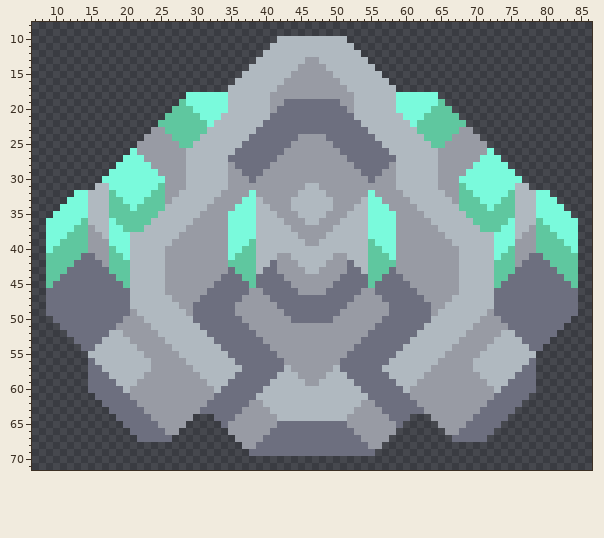
Sprite sheet: sprites/units/opilio.png. Above, as it was before the edit.
The file is 94x75 pixels. Colours within 5 levels of each other are drawn and written as one. Shown: x 7..86, y 8..71.
The result:
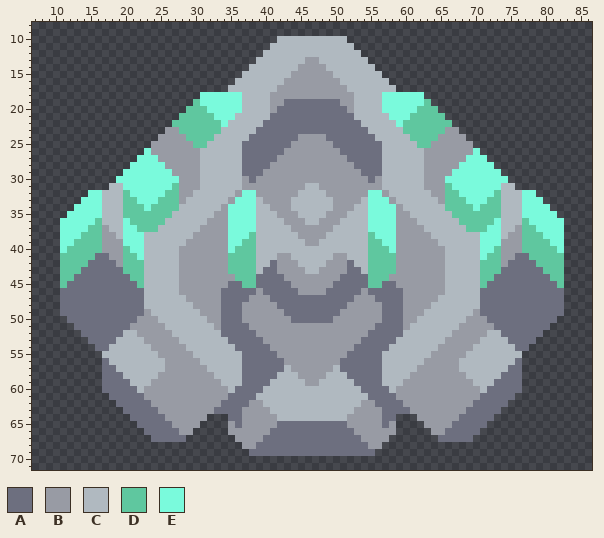
Palette (. is transparent): A #6d6f7f  B #989ba4  C #b0b9c0  D #5fc79f  E #7afadc
From old to new:
Changed rows in their new state; - is an unchanged pixel.
first column x 9:
18 --------------------..----EE--------------------EE----..--------------------
19 -------------------..D----EE--------------------EE----D..-------------------
20 ------------------..-DD---EE--------------------EE---DD-..------------------
21 -----------------..---DD-EE----------------------EE-DD---..-----------------
22 ----------------..-----DDE------------------------EDD-----..----------------
23 ---------------..BB----DD--------------------------DD----BB..---------------
24 --------------..--BB--DD----------------------------DD--BB--..--------------
25 -------------..----BBDD------------------------------DDBB----..-------------
26 ------------..E-----BB-----C--------------------C-----BB-----E..------------
27 -----------..-EE----BB----CC--------------------CC----BB----EE-..-----------
28 ----------..---EE---BB----CC--------------------CC----BB---EE---..----------
29 ---------..-----EE--BB----CC--------------------CC----BB--EE-----..---------
30 --------..-------EE-BB----CC--------------------CC----BB-EE-------..--------
31 -------..CC-----EED-BB----CC--------------------CC----BB-DEE-----CC..-------
32 ----..EE-CCD---EEDDBB----CC-E------------------E-CC----BBDDEE---DCC-EE..----
33 ---..-EE-CCDD-EE-DDB----CC-E--------------------E-CC----BDD-EE-DDCC-EE-..---
34 --..--EE-CC-D-E--DD----CC-E----------------------E-CC----DD--E-D-CC-EE--..--
35 -..---EE-CC-----DD----CC----------------------------CC----DD-----CC-EE---..-
36 ..---EED-CCE---DD----CC------------------------------CC----DD---ECC-DEE---..
37 ..--EEDDBCCEE-DD----CC--------------------------------CC----DD-EECCBDDEE--..
38 ..-EE-DDBBC-EE-----CC--------D----------------D--------CC-----EE-CBBDD-EE-..
39 ..EE--DD-BB-EE----CC--------D------------------D--------CC----EE-BB-DD--EE..
40 ..E---DD-BBDEE---CC--------D--------------------D--------CC---EEDBB-DD---E..
41 ..---DDAABBDDE---CC-------D----------------------D-------CC---EDDBBAADD---..
42 ..--DD--AAB-DD---CC--------------------------------------CC---DD-BAA--DD--..
43 ..-DD----AA-DD---CC-------D----------------------D-------CC---DD-AA----DD-..
44 ..DD------AADD---CC------BBD--------------------DBB------CC---DDAA------DD..
45 ..D--------AAD---CC-----BB--D------------------D--BB-----CC---DAA--------D..
46 ..----------AA---CC----BB----A----------------A----BB----CC---AA----------..
47 ..----------AA----CC--BBB---A------------------A---BBB--CC----AA----------..
48 ..----------AA-----CCBBBB--A--------------------A--BBBBCC-----AA----------..
49 ..----------AAB-----CCBBB--A--------------------A--BBBCC-----BAA----------..
50 -..--------AA-BB-----CCBB--------------------------BBCC-----BB-AA--------..-
51 --..------AA---BB-----CCB--------------------------BCC-----BB---AA------..--
52 ---..----AACC---BB-----CC--------------------------CC-----BB---CCAA----..---
53 ----..--AA--CC---BB-----CC------------------------CC-----BB---CC--AA--..----
54 -----..AA----CC---BB-----CC----------------------CC-----BB---CC----AA..-----
55 ------..------CC---BB-----CC--------------------CC-----BB---CC------..------
56 ------..A------CC---BB-----C--------------------C-----BB---CC------A..------
57 ------..AA-----CC----BB------------------------------BB----CC-----AA..------
58 ------..-AA---CC------BB---C--------------------C---BB------CC---AA-..------
59 ------..--AA-CC--------BB-CC--------------------CC-BB--------CC-AA--..------
60 ------..---AAC----------BBC----------------------CBB----------CAA---..------
61 -------..---AA----------BB------------------------BB----------AA---..-------
62 --------..---AA--------BB--------------------------BB--------AA---..--------
63 ---------..---AA------BB----------------------------BB------AA---..---------
64 ----------..---AA----BB-..-A--------------------A-..-BB----AA---..----------
65 -----------..---AA--BB---.-A--------------------A-.---BB--AA---..-----------
66 ------------..---AABB----------------------------------BBAA---..------------
67 -------------..---AA------------------------------------AA---..-------------
Where, in picture pixels (left, top, right, bottom), the same in both pictures:
changed: (46, 92, 256, 442)
changed: (368, 92, 578, 442)
